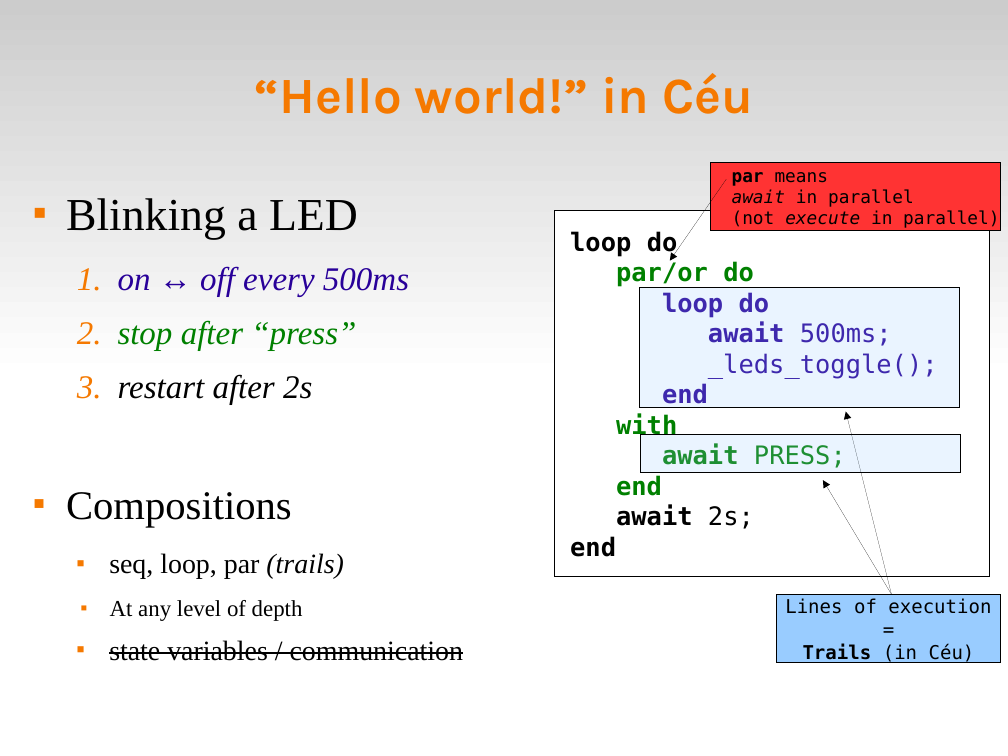
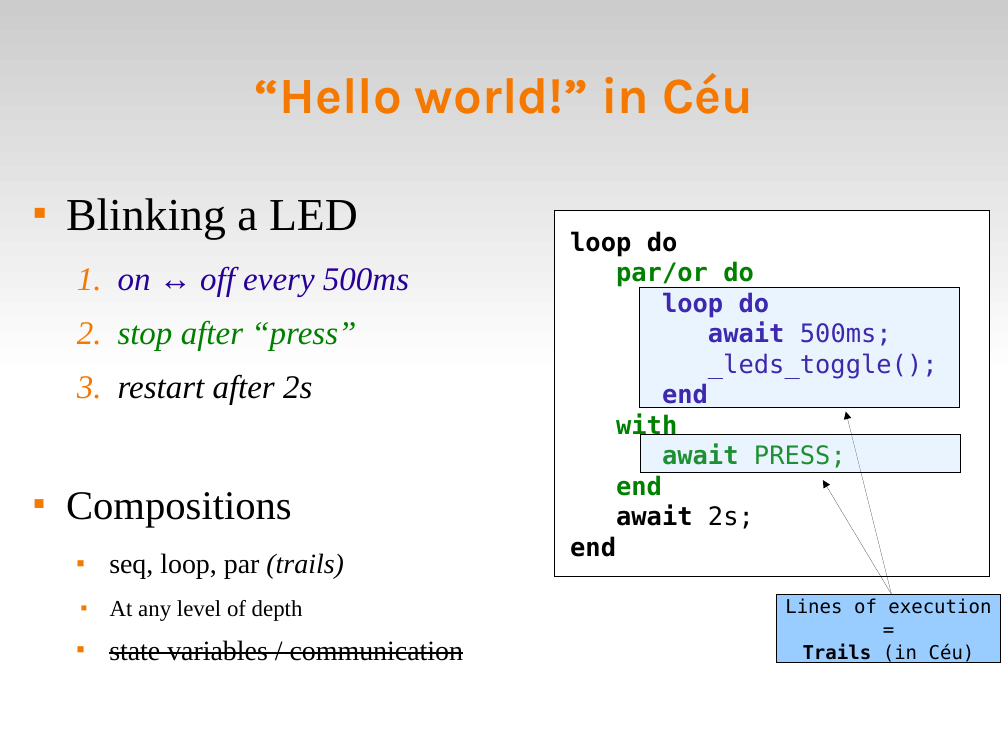
Before and after one commit to fsantanna-no/ceu-docs, a slide deck: slide 3 of ceu_wgld.odp (slide 4 before the commit). Drawn at 1008x756 pixels with LibreOffice and Linux fonts; fonts in the diff are those of the drawing. Boxes give left, top, right and bottom in pixels: in the first picture for what was removed or moved away, otherwise in the second. Text is boxed around its words. In the diff, an @@ line names an element or a change of style, - is before the commit and + after.

```diff
--- a/ceu_wgld.odp
+++ b/ceu_wgld.odp
@@ arrow removed from (726, 179) to (670, 261) @@
@@ rectangle removed at bbox=[711, 162, 1002, 231] @@
-par means
-await in parallel
-(not execute in parallel)
```
Also in this commit, not shown: 5 other slides changed, 3 slides added, 1 slide removed.
